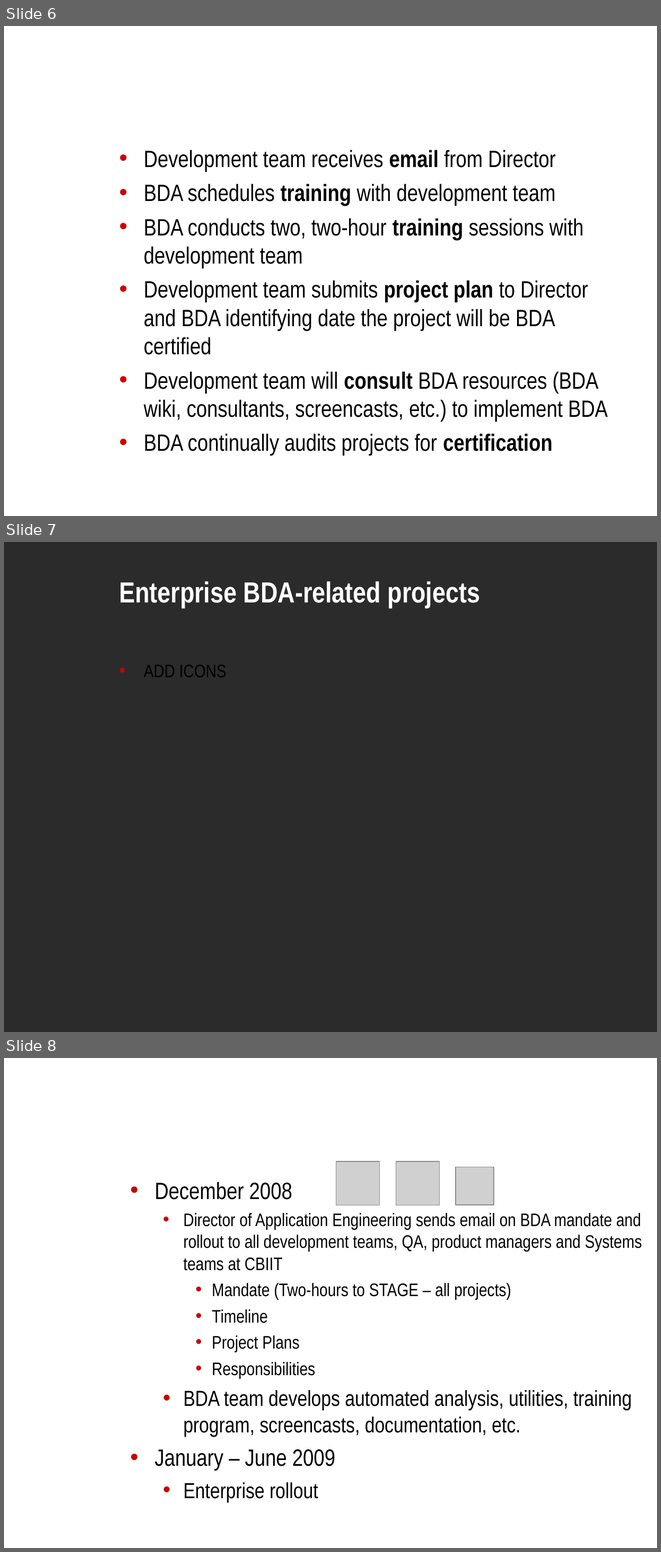
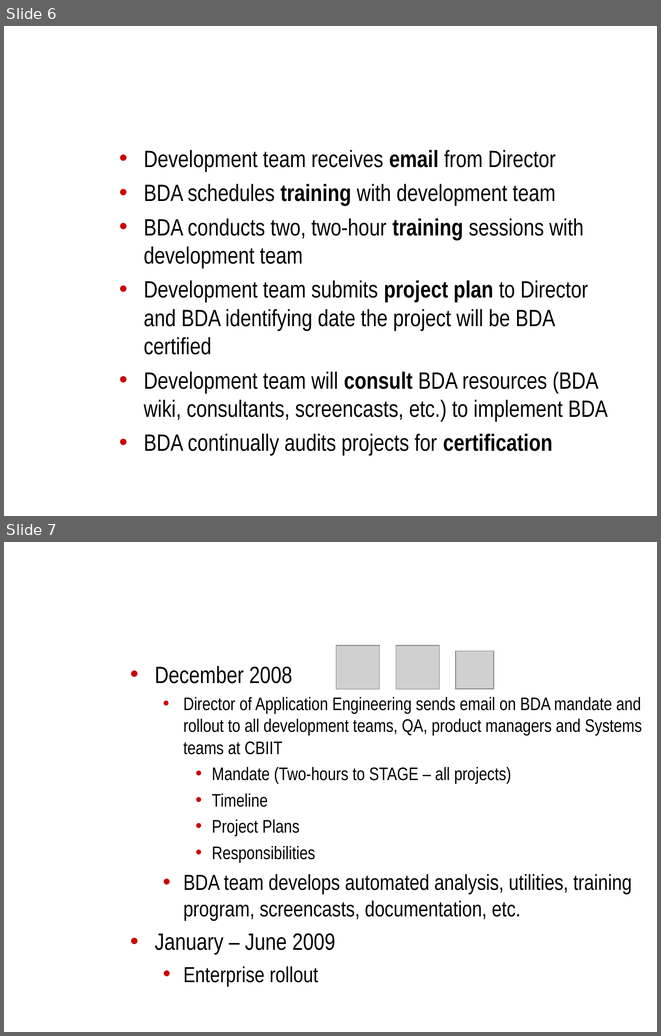
Before and after one commit to NCIP/automation, a slide deck: docs/roadmap/bda-rollout.ppt. Shown one above the other, each under a label of ours: slides 6, 7 and 8 before the commit, slides 6 and 7 after it. The pictures are 661x1552 and 661x1036 pixels, drawn with LibreOffice and Linux fonts; fonts in the diff are those of the drawing; grey boxes stand for pictures; background and template pictures are left out; a plain dark background stands for a picture behind light text. Boxes give left, top, right and bottom in pixels: in the first picture for what was removed or moved away, otherwise in the second. Text is boxed around its words. In the diff, an @@ line names an element or a change of style, - is before the commit and + after.

```diff
--- a/docs/roadmap/bda-rollout.ppt
+++ b/docs/roadmap/bda-rollout.ppt
@@ slide 7 removed at bbox=[4, 542, 657, 1032], background picture (left out) @@
@@ title removed at bbox=[120, 581, 480, 608] @@
-Enterprise BDA-related projects
@@ text removed at bbox=[144, 665, 227, 677] @@
-• ADD ICONS
@@ what was slide 8 is now slide 7 @@
```
Also in this commit, not shown: 1 slide changed, 4 slides added.
